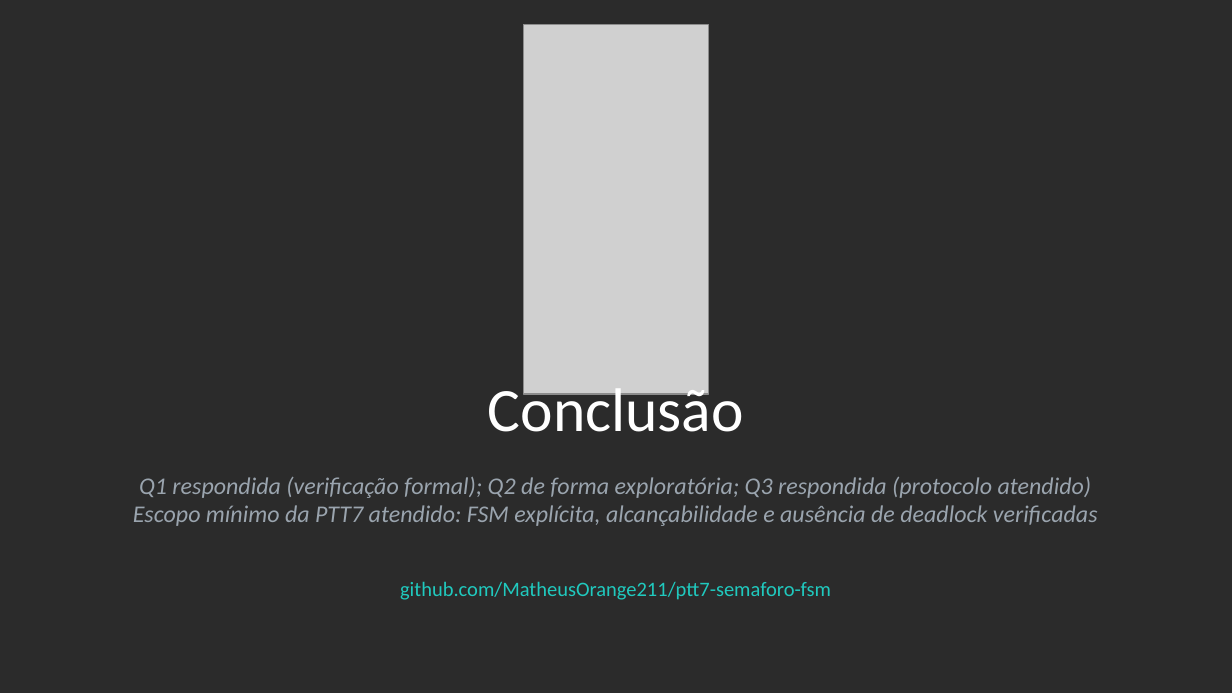
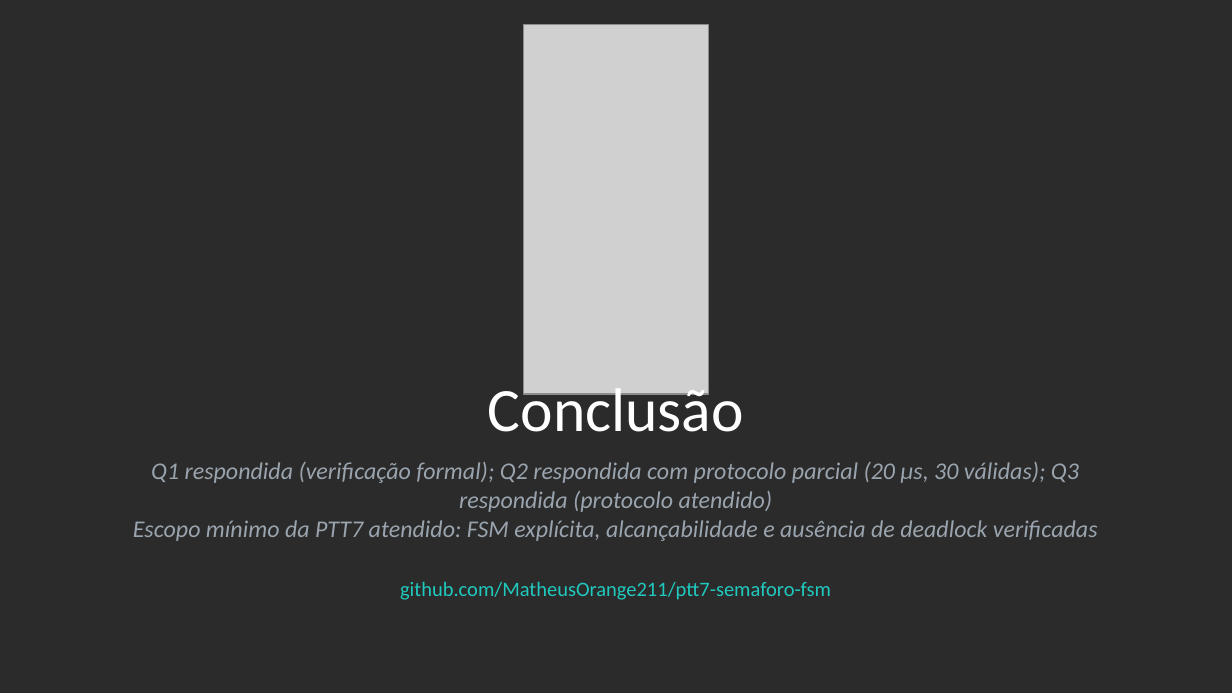
Before and after one commit to MatheusOrange211/ptt7-semaforo-fsm, a slide deck: slide 10 of docs/entrega/final/slides_apresentacao_final.pptx. Drawn at 1232x693 pixels with LibreOffice and Linux fonts; fonts in the diff are those of the drawing; grey boxes stand for pictures; background and template pictures are left out; a plain dark background stands for a picture behind light text. Boxes give left, top, right and bottom in pixels: in the first picture for what was removed or moved away, otherwise in the second. Text is boxed around its words. In the diff, an @@ line names an element or a change of style, - is before the commit and + after.

```diff
--- a/docs/entrega/final/slides_apresentacao_final.pptx
+++ b/docs/entrega/final/slides_apresentacao_final.pptx
@@ text at [151,462,1079,512]: text changed @@
-Q1 respondida (verificação formal); Q2 de forma exploratória; Q3 respondida (protocolo atendido)
+Q1 respondida (verificação formal); Q2 respondida com protocolo parcial (20 µs, 30 válidas); Q3 respondida (protocolo atendido)
```
Also in this commit, not shown: 2 other slides changed, 19 other files.
